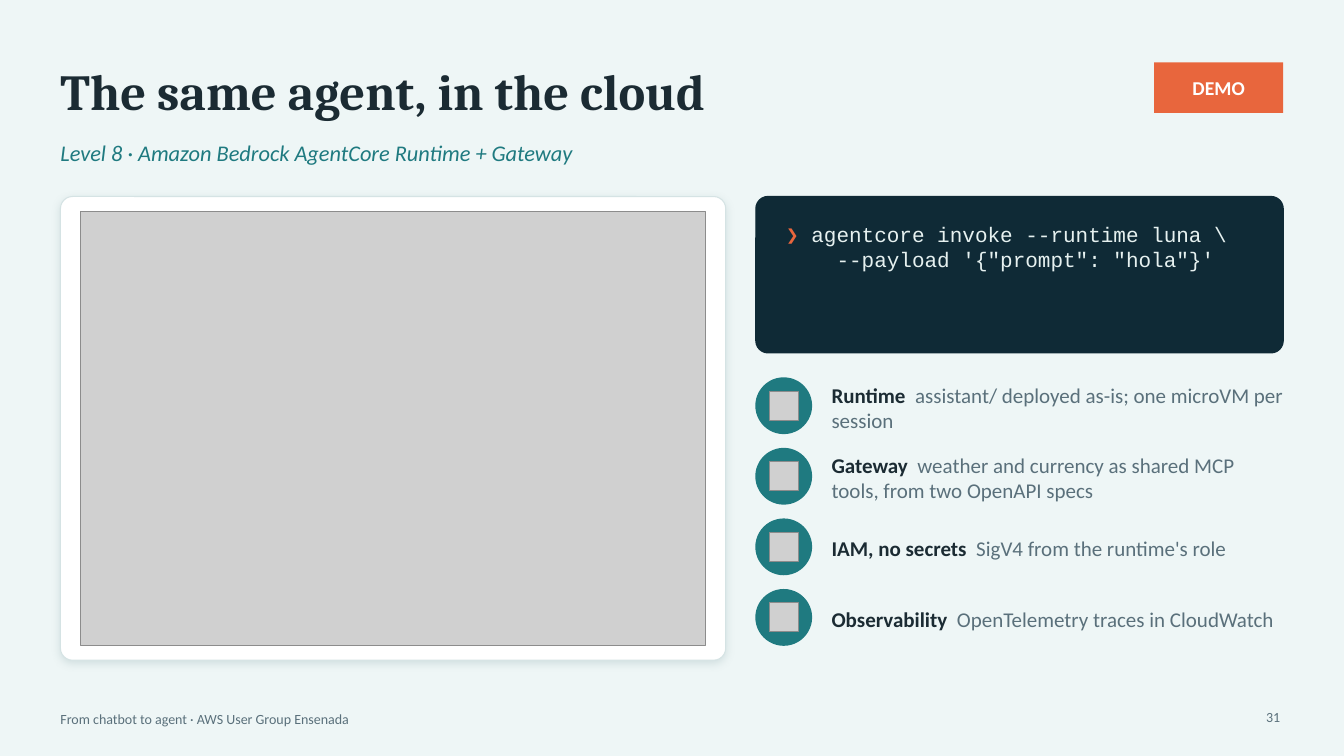
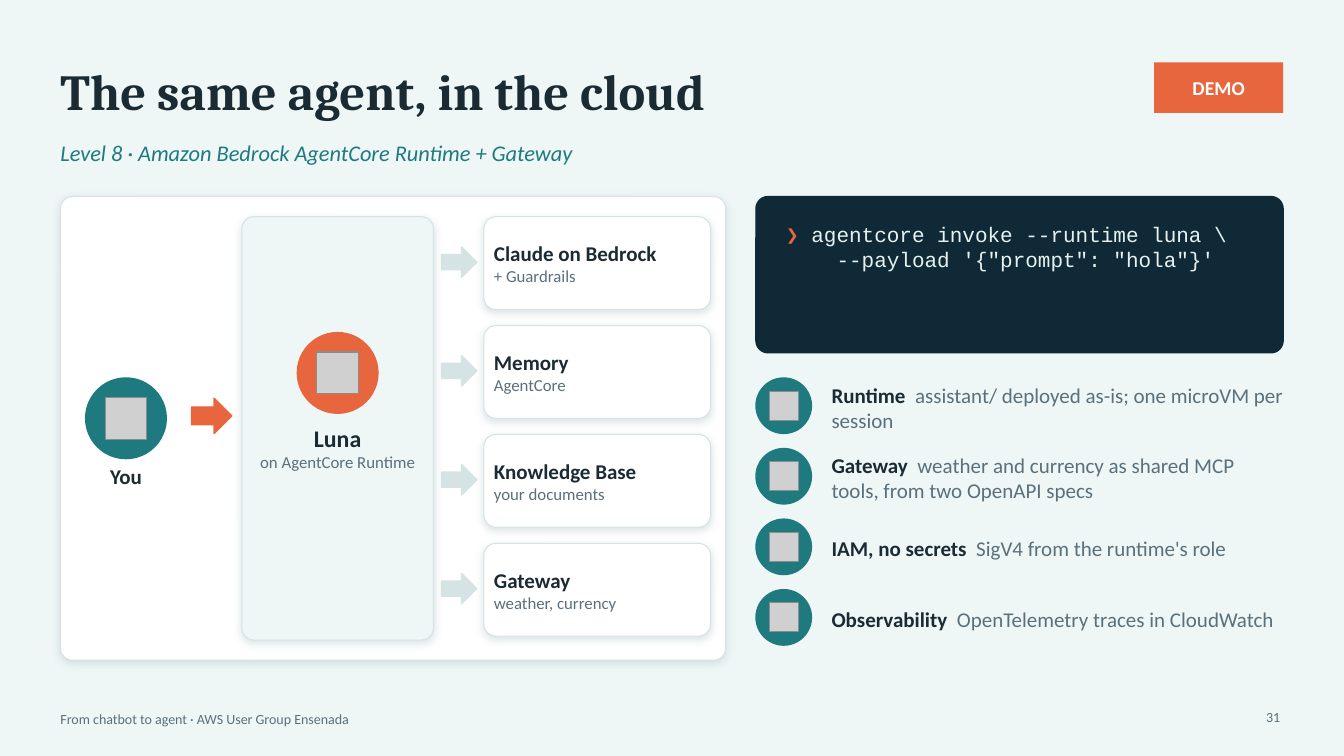
Before and after one commit to aws-ug-ensenada/claude-on-aws-ensenada, a slide deck: slide 31 of docs/slides/claude-on-aws-ensenada.pptx. Drawn at 1344x756 pixels with LibreOffice and Linux fonts; fonts in the diff are those of the drawing; grey boxes stand for pictures. Boxes give left, top, right and bottom in pixels: in the first picture for what was removed or moved away, otherwise in the second. Text is boxed around its words. In the diff, an @@ line names an element or a change of style, - is before the commit and + after.

```diff
--- a/docs/slides/claude-on-aws-ensenada.pptx
+++ b/docs/slides/claude-on-aws-ensenada.pptx
@@ picture removed at <box>81,212,706,645</box> @@
@@ rounded rectangle added at <box>242,217,434,640</box>, fill #EEF6F6, outline #D5E3E4 0.75 pt @@
@@ rounded rectangle added at <box>484,217,711,310</box>, fill #FFFFFF, outline #D5E3E4 0.75 pt @@
@@ right arrow added at <box>442,247,477,277</box>, fill #D5E3E4, outline #D5E3E4 1 pt @@
@@ text added at <box>494,246,657,282</box>, 15 pt, text #1B2B33, bold @@
+Claude on Bedrock
++ Guardrails
@@ rounded rectangle added at <box>484,326,711,418</box>, fill #FFFFFF, outline #D5E3E4 0.75 pt @@
@@ ellipse added at <box>297,333,378,413</box>, fill #E8663D, outline #E8663D 1 pt @@
@@ picture added at <box>317,352,359,394</box> @@
@@ right arrow added at <box>442,356,477,386</box>, fill #D5E3E4, outline #D5E3E4 1 pt @@
@@ text added at <box>494,356,569,394</box>, 12 pt, text #5A707B @@
+Memory
+AgentCore
@@ ellipse added at <box>86,378,166,459</box>, fill #1F7A80, outline #1F7A80 1 pt @@
@@ picture added at <box>105,397,147,440</box> @@
@@ right arrow added at <box>192,398,232,434</box>, fill #E8663D, outline #E8663D 1 pt @@
@@ text added at <box>260,431,415,471</box>, 12 pt, text #5A707B @@
+Luna
+on AgentCore Runtime
@@ rounded rectangle added at <box>484,435,711,527</box>, fill #FFFFFF, outline #D5E3E4 0.75 pt @@
@@ text added at <box>110,470,142,484</box>, 15 pt, text #1B2B33, bold @@
+You
@@ right arrow added at <box>442,465,477,495</box>, fill #D5E3E4, outline #D5E3E4 1 pt @@
@@ text added at <box>494,464,636,503</box>, 15 pt, text #1B2B33, bold @@
+Knowledge Base
+your documents
@@ rounded rectangle added at <box>484,543,711,636</box>, fill #FFFFFF, outline #D5E3E4 0.75 pt @@
@@ right arrow added at <box>442,574,477,604</box>, fill #D5E3E4, outline #D5E3E4 1 pt @@
@@ text added at <box>494,574,616,612</box>, 12 pt, text #5A707B @@
+Gateway
+weather, currency
```
Also in this commit, not shown: 4 other files.
